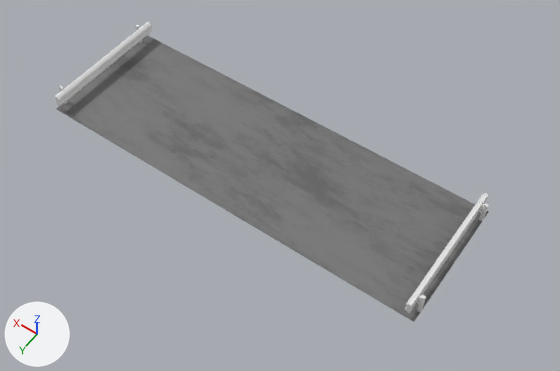
The Blender file resources/models/Road.blend as it was, and as the next commit left it.
The view is the same before and after, from a 50 mm lens placed at (-4.27, 5.53, 8.29), pointed at (-0.43, 0.15, -0.16). The axes (+X, +Y, +Z) are drawn at lower left. The lights are the same throughout.
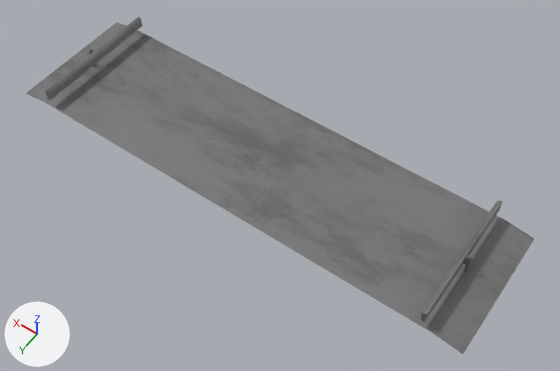
Commit message: Road model

Boxes [x1, y1, x2, y2] around the edits, measured in the pictures (560 x 371 px):
'Road', reshaped, moved, rescaled (17% wider, 17% taller)
    before: [56, 35, 489, 322]
    after: [26, 17, 534, 354]
'Cube', deleted
    before: [55, 22, 153, 106]
'Cube.001', deleted
    before: [405, 193, 489, 313]

The change in detail:
me_plane_001 is used by ob_road; location (0.0, 0.0, 0.0).
me_plane_001 had 4 vertices, 2 faces and spanned x -3.0..3.0, y -1.0..1.0, z 0.0.
me_plane_001 now has 228 vertices, 222 faces and spans x -58.96..4.71, y -8.69..8.69, z -2.43..0.95.
me_plane_001 part 1: the whole mesh is rebuilt.
Object 'Road' (ob_road) moves from (0.0, 0.0, 0.0) to (3.123, 0.0, 0.214).
Object 'Road' (ob_road) is rescaled from (1.0, 1.0, 1.0) to (0.115, 0.115, 0.115).
Object 'Cube' (ob_cube) is deleted.
Object 'Cube.001' (ob_cube_001) is deleted.
